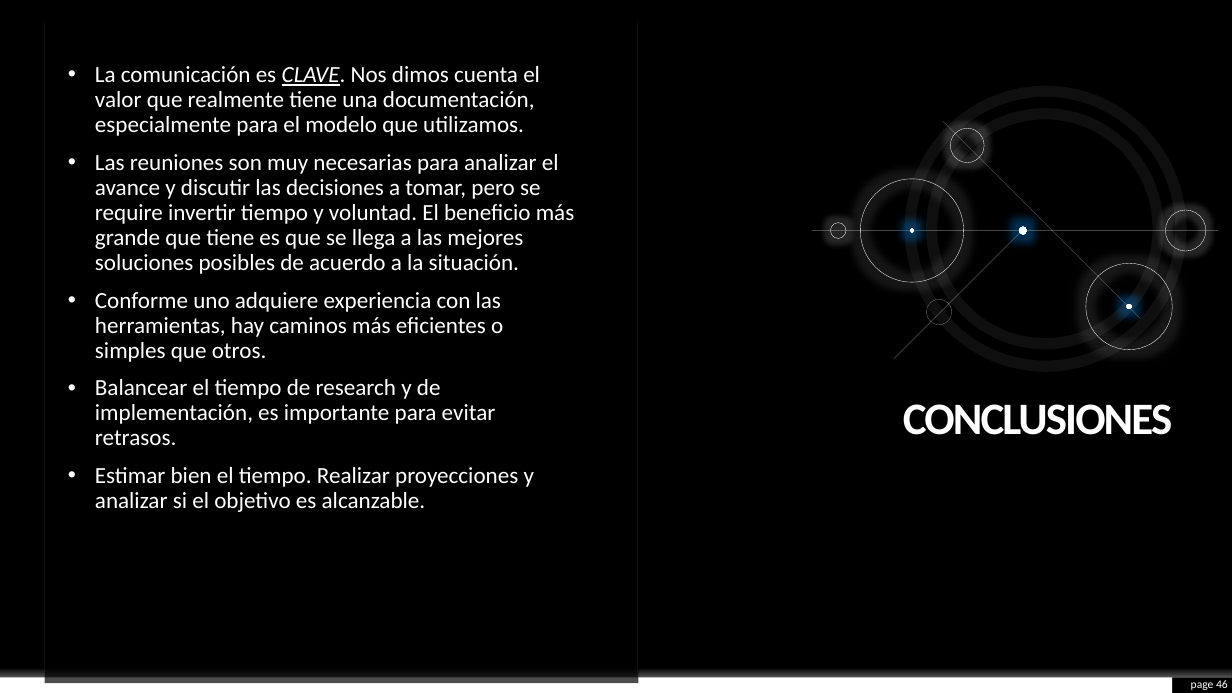
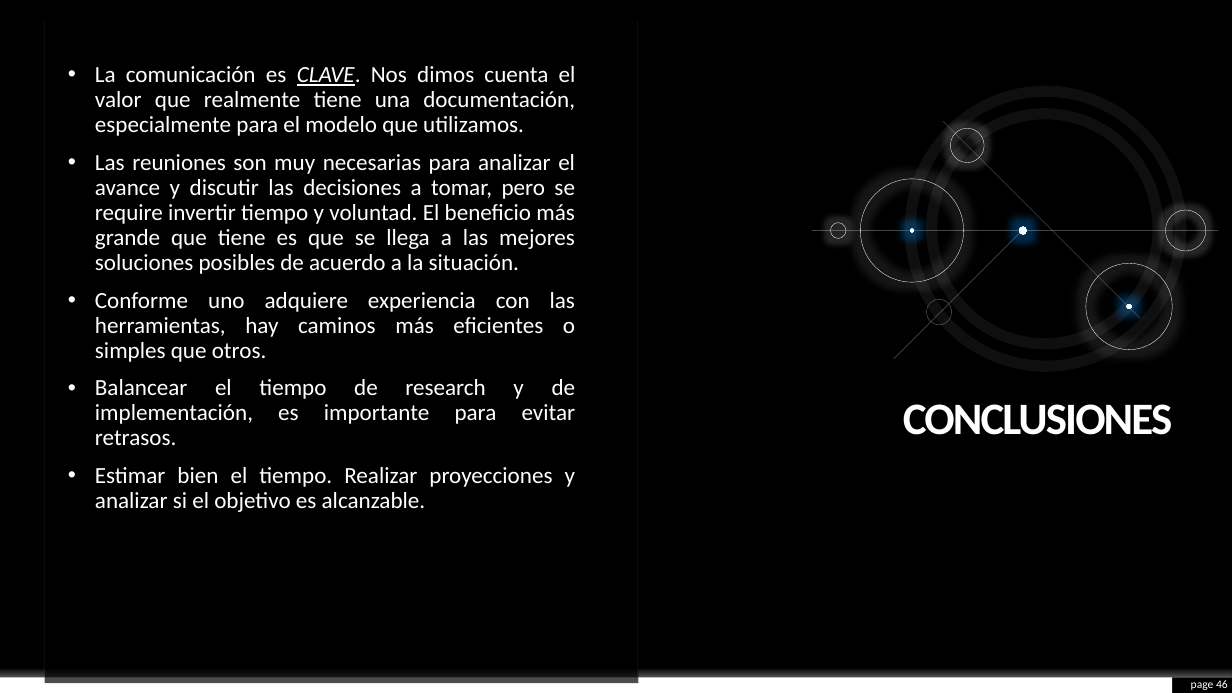
Before and after one commit to KevinHern/ingsoft, a slide deck: slide 46 of Docs/Presentacion_Final/final.pptx. Drawn at 1232x693 pixels with LibreOffice and Linux fonts; fonts in the diff are those of the drawing; background and template pictures are left out. Boxes give left, top, right and bottom in pixels: in the first picture for what was removed or moved away, otherwise in the second. Text is boxed around its words. In the diff, an @@ line names an element or a change of style, - is before the commit and + after.

```diff
--- a/Docs/Presentacion_Final/final.pptx
+++ b/Docs/Presentacion_Final/final.pptx
@@ text "La comunicación es CLAVE. Nos ..." at (95, 66, 576, 512): alignment left to justified @@
```
Also in this commit, not shown: 4 other slides changed.
